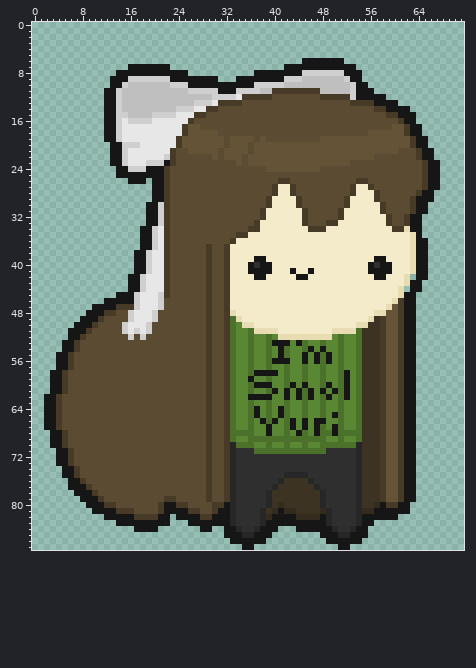
A sprite sheet gets an edit: Yuris (Pixel)/1.png. That is the earlier state.
The file is 144x176 pixels, drawn in blocks of 2x2; one block is one cell here. Colours within 5 levels of each other are drawn and written as one.
And afterwards:
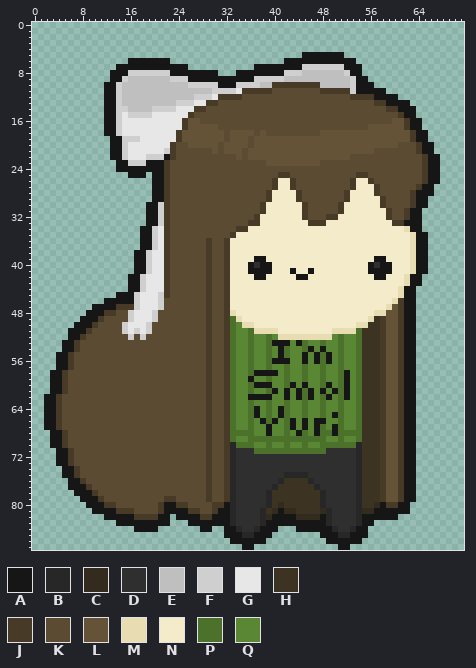
Palette (. is transparent): A #161616  B #272727  C #332b1d  D #2f2f2f  E #bfbfbf  F #cfcfcf  G #e7e7e7  H #3d3322  J #473b28  K #5b4b32  L #655337  M #e7dcb2  N #f4ebcb  P #4b712b  Q #598733
Difference:
Changed rows in their new state; - is an unchanged pixel.
first column x 12:
 5 ---------------------------------AAAAAAA----------------
 6 ----AAAAAAA-------------------AAA-------AA--------------
 7 --AA-------AAA-----------AAAAA---FFFFFFF--A-------------
 8 -A--FFFFFFF---AAAAA---AAA-----FFFEEEEEEEF---------------
 9 ---FEEEEEEEFFF-----AAA---FFFFFEEE-------EF-A------------
10 A-FE-------EEEFFFFF---FFF-EEJJJJJJJJ--------A-----------
11 --------------EEEE-FFFGJJJJJKKKKKKKKJJJJJ----AA---------
12 ---------------FFFGJJJJKKKKK--------KKKKKJJJJ--AA-------
13 ------------FFFGGJJKKKK------------------KKKKJJ--AA-----
14 ---F----FFFFGGGJJKK--------------------------KKJJ--A----
15 ---GFFFFGGGG--JKK------------------------------KKJ------
16 ----GGGG-----JLL--------------------------------LLJ-A---
17 ----------------LLL-------------------------LLLL--------
18 ------------JL-----L-LLLL-L---------LLLLLLLL------LJ-A--
19 .-AFFF------------------KL-LLLLLLLLL--------------------
20 ----GG-----JKK-----KL----------------------------KKKJ-A-
21 ----------F---KKKK-----KL--------------------KKKK-------
22 -------FFFA-------K-KK-------------------KKKK-------KJ-A
23 -.-AFFFAAAJK----------K-KKK---------KKKKK---------------
24 ----AAA--------------------KKKKKKKKK--------------------
25 --..---.---------------------JJ-----------JJ------------
26 ----...---------------------JNNJ---------JNNJ-----------
27 --------------------------------------------NJ------JA-.
28 ---------------------------JN--NJ-------JN---------JA---
29 ---------------------------------------------NJ-------.-
30 --------------------------JN----NJ-----JN---------------
31 ----------------------------------------------NJ--JA-.--
32 -------------------------JN----------JJN----------------
33 ------------------------J--------NJJJNN--------NJJA-----
34 ----------------------JJNN--------NNN-----------NN------
35 ---------------------JNN-----------------------------A--
36 -----------------J--JN----------------------------------
first column x 62:
42 -A-.
44 A-.-
Changed places in both pictures, as pixel boxes (x1, y1, x2, y2):
changed: (104, 52, 440, 244)
changed: (404, 274, 428, 292)
